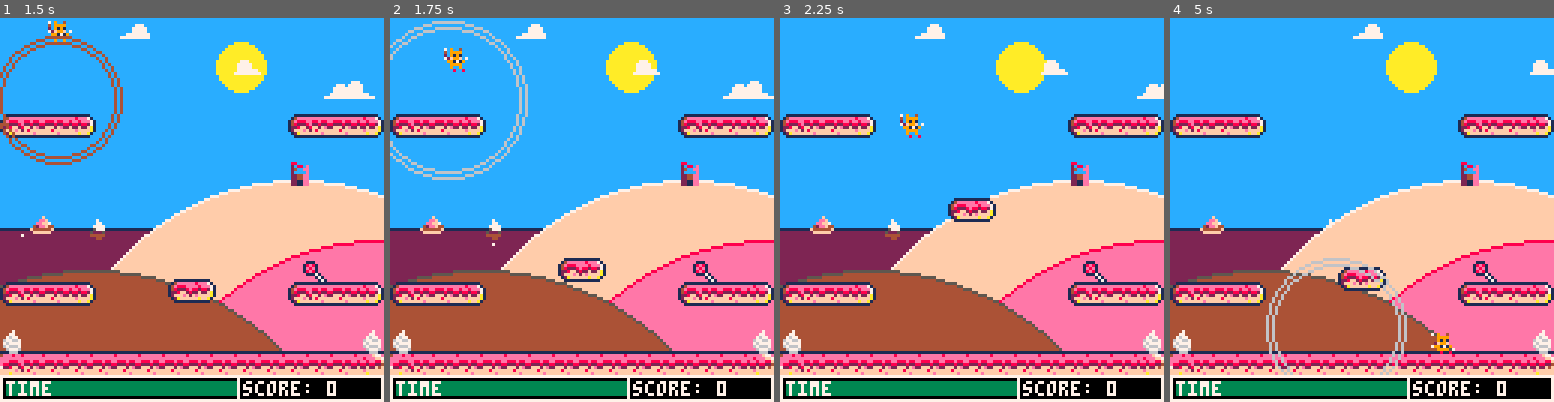
Above: before the commit, frames 1-4 (left to right).
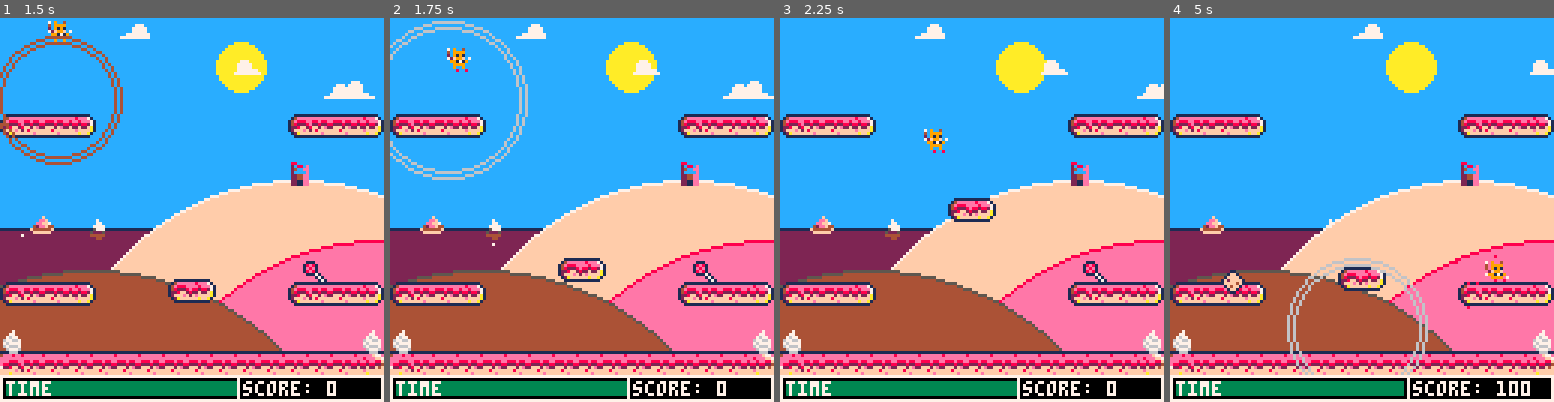
Above: after the commit, the same moments.

Repository: daddynewts/foxcatsquirrel
Game: PICO-8 cartridge foxcatsquirrel.p8
Same seed, same stepped clock (60 frames per second), same inputs: the game is played once before the commit and once after it.
Inputs:
- Up to frame 1 (1.5 s): tap X (X key) at 0.33, 1.07 s; tap O (Z key) at 0.7 s
- Up to frame 2 (1.75 s): hold Right from 1.6 s (still down); tap O (Z key) at 1.7 s
- Up to frame 3 (2.25 s): tap X (X key) at 1.85 s; release Right at 2.1 s; tap O (Z key) at 2.1 s
- Up to frame 4 (5 s): hold Right 2.47-3.03 s; tap O (Z key) every 0.4 s from 2.5 to 4.9 s; tap X (X key) at 2.97, 4.08 s; hold Left 3.08-3.58 s; hold Down 3.63-3.97 s; hold Right 4.02-4.68 s

Frame 1 is identical in both runs. In frame 2, 0.3% of the frame differs, in the area x 14-22%, y 7-15%; in frame 3, 0.4%; in frame 4, 3.2%, in the area x 13-94%, y 61-99%.

Commit message:
Enemy flip added

Diff:
--- a/foxcatsquirrel.p8
+++ b/foxcatsquirrel.p8
@@ -11,7 +11,7 @@
  level=0 -- def 0, playground 5
  count=0
  points=0
- addfood=1 -- 7 for instant enemy on l1
+ addfood=7 -- 7 for instant enemy on l1
  is_shockwave=false
 
  init_times()
@@ -89,7 +89,7 @@
   dy=0,
   max_dx=3,	-- default 3
   max_dy=3, -- default 3 or 4.5
-  acc=0.3, -- default 0.5
+  acc=0.4, -- default 0.5
   boost=3.8, -- default 4
   anim=0,
   running=false,
@@ -126,11 +126,11 @@
 
  --enemies={
  ghosts={
-  ghost={ ghost_sp=10, x=100, dx=0, dy=0}
+  ghost={ ghost_sp=10, x=100, flp=false}
  }
 
  skulls={
-  skull={ skull_sp=13, x=70, dx=0, dy=0 }
+  skull={ x=70, flp=false }
  }
 
  foods={}
@@ -209,14 +209,14 @@
 end
 
 function test_ui()
--- print("count: "..count,cam_x+1,17,7)
  --print("vplatform.y: "..vplatform.y,cam_x+1,9,7)
  --print("hplatform.x: "..hplatform.x,cam_x+1,17,7)
  --food hitbox
- -- if #skulls>=1 then
+-- if #skulls>=1 then
+--   print("flip: "..skull_flp,0,0,1)
  --  print("skull.x: "..flr(skull.x),0,0,1)
  --  print("skull.y: "..flr(skull.y),0,8,1)
- -- end
+--  end
  --if is_shockwave==true then
  -- rect(shockwave_x-20,shockwave_y-20,shockwave_x+20,shockwave_y+20,7)
  --end
@@ -1095,7 +1095,7 @@
       points+=1000
       del(balloons,balloon)
       sfx(balloon_sfx[1],0)
-      sfx(balloon_sfx[2])
+      sfx(balloon_sfx[2],1)
       explode(balloon.x,balloon.y,explode_size,explode_colours,explode_amount)
       crumb=pget(balloon.x,balloon.y)
    end
@@ -1666,7 +1666,7 @@
     y=-10-player.y,
    }
   add(skulls,skull)
-  sfx(skull_sfx)
+  sfx(skull_sfx,0)
   skullchase=true
  end
 end
@@ -1679,7 +1679,7 @@
    y=flr(64)-player.y,
    }
   add(ghosts,ghost)
-  sfx(ghost_sfx)
+  sfx(ghost_sfx,0)
   ghost.orbit=false
  end
 end
@@ -1820,11 +1820,12 @@
 function draw_skull()
 
  for skull in all(skulls) do
-  spr(skull_sp,skull.x,skull.y)
+  spr(12,skull.x,skull.y,1,1,skull.flp)
 
   if player.x>=skull.x then
-   skull_sp=13
-  else skull_sp=12
+   skull.flp=true
+  else
+   skull.flp=false
  end
 end
 end
@@ -1956,14 +1957,14 @@
   end
 end
 __gfx__
-00000000079004007090040007900400709004000790040070900400009004007090040000000000000000000000000000111100001111000000000000000000
-00000000049999004099990004999900049999004099990040999900009999004099990070900400000777000007770001333310013333100110000000000000
-007007004091910004919100409191000491910004919100409191000091910020919100409999000075750000757500111311311311311119a1111000000000
-0007700020f99f0009f99f9020f99f0020f99f0020f99f0020f99f0070f99f0772f99f074091910000777700077777701813813113183181141aaaa100000000
-00077000099171907491710709917190799171900991719009917197099171900991719002f99f00077d6d70707d6d0713999331133999311441919100000000
-00700700729999070299990072999907029999077299990772999900029999000099990079917190707777070077770019211931139211910110101000000000
-00000000009009000090090000900800008008000080090000800800409009000090090000999907007007000070070001999310013999100000000000000000
-00000000008008000080080000800000000000000000080000000000780080000008008000080080007007000070070000111100001111000000000000000000
+00000000079004007090040007900400709004000790040070900400009004007090040000000000000000000000000000111100000000000000000000000000
+00000000049999004099990004999900049999004099990040999900009999004099990070900400000777000007770001333310000000000110000000000000
+007007004091910004919100409191000491910004919100409191000091910020919100409999000075750000757500111311310000000019a1111000000000
+0007700020f99f0009f99f9020f99f0020f99f0020f99f0020f99f0070f99f0772f99f074091910000777700077777701813813100000000141aaaa100000000
+00077000099171907491710709917190799171900991719009917197099171900991719002f99f00077d6d70707d6d0713999331000000001441919100000000
+00700700729999070299990072999907029999077299990772999900029999000099990079917190707777070077770019211931000000000110101000000000
+00000000009009000090090000900800008008000080090000800800409009000090090000999907007007000070070001999310000000000000000000000000
+00000000008008000080080000800000000000000000080000000000780080000008008000080080007007000070070000111100000000000000000000000000
 11111111444444441111111144444444011111100122222000000000808000000111111000900000000110000001111000111400011100000044700000000000
 bbbbbbbb44444444bbbbbbbb44444445011111100122222000000000720200001c3baf2109a90000001ff100001788710187410018e810000200040000000000
 23b239bb44444944bc32233b44444444011111100122222000000000249404001dba98f10090000001ffff10017777f1017f71001e8e100009244f0000000000
Not shown, changed: the music (__music__) section of foxcatsquirrel.p8
